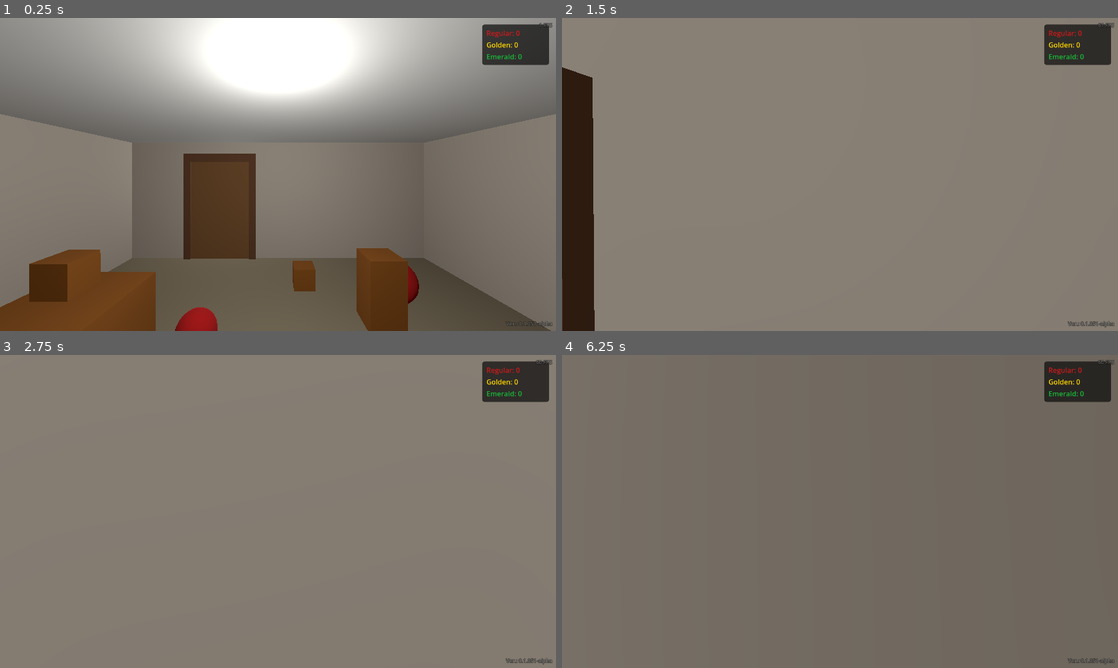
Above: before the commit, frames 1-4 (two rows, left to right).
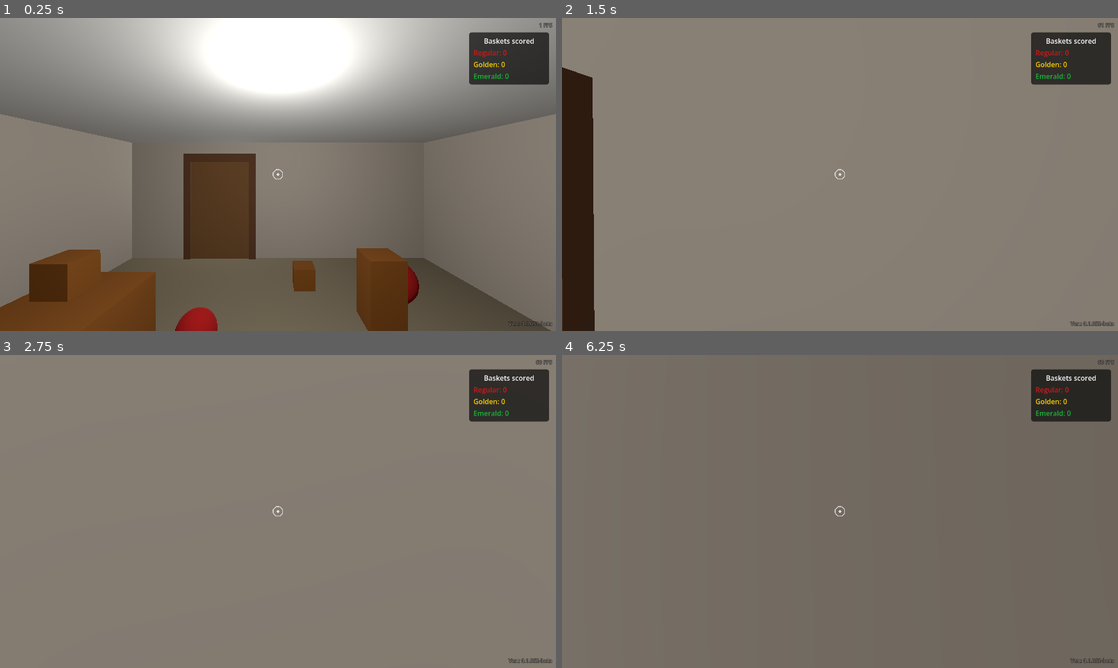
Above: after the commit, the same moments.

Repository: shoyguer/basketball-physics
Game: Godot game, scene res://scenes/room/room.tscn
Two runs of this game, one before a commit and one after it. Both use one fixed random seed, a clock stepped at 60 frames per second and the inputs below.
Inputs (mouse positions are in pixels of both pictures, inside the frame that each line leads up to):
- Up to frame 1 (0.25 s): no input
- Up to frame 2 (1.5 s): move the mouse to (867, 174) at 0.52 s; hold E (interact) 0.53-1.28 s; hold W (move_forward) from 0.53 s (still down); tap Space (jump) at 0.77 s; click (867, 174) at 0.8 s; move the mouse to (812, 174) at 1.27 s; click (812, 174) at 1.35 s
- Up to frame 3 (2.75 s): keep holding W (move_forward); tap Space (jump) at 1.52 s; tap E (interact) at 1.55 s; tap Enter at 2 s; move the mouse to (289, 505) at 2.02 s; hold E (interact) from 2.03 s (still down); click (289, 505) at 2.3 s
- Up to frame 4 (6.25 s): tap Space (jump) at 2.75, 3.02, 3.77, 4.25, 4.52, 5.75, 6.02 s; move the mouse to (834, 517) at 2.77 s; release E (interact) at 2.78 s; click (834, 517) at 2.85 s; tap E (interact) at 3.05, 4.35, 5.85 s; tap Enter at 3.5, 5 s; move the mouse to (878, 514) at 3.52 s; hold Shift (sprint) 3.53-4.28 s; click (878, 514) at 3.8 s; move the mouse to (795, 508) at 4.27 s; move the mouse to (845, 511) at 5.02 s; press the mouse at (845, 511) at 5.03 s; move the mouse to (817, 505) at 5.77 s; release W (move_forward) at 5.78 s; release the mouse at (817, 505) at 5.78 s; hold D (move_right) from 5.78 s (still down)

The runs differ from the first frame. In frame 1, 1.8% of the frame differs, in the area x 49-99%, y 2-99%; in frame 2, 1.8%; in frame 3, 1.8%; in frame 4, 1.8%.

Commit message:
File organization, crosshair

Diff:
--- a/src/project.godot
+++ b/src/project.godot
@@ -15,7 +15,7 @@
 [application]
 
 config/name="Godot 3D Game Example"
-config/version="0.1.000-alpha"
+config/version="0.1.051-alpha"
 run/main_scene="res://scenes/room/room.tscn"
 config/features=PackedStringArray("4.6", "Mobile")
 config/icon="res://icon.svg"
@@ -90,4 +90,5 @@
 
 [rendering]
 
-renderer/rendering_method="mobile"
+renderer/rendering_method="gl_compatibility"
+renderer/rendering_method.mobile="gl_compatibility"
--- a/src/scenes/basketball_hoop/basketball_hoop.gd
+++ b/src/scenes/basketball_hoop/basketball_hoop.gd
@@ -15,9 +15,9 @@
 ## Seconds before a ball can score again after a successful shot.
 const SCORE_COOLDOWN: float = 1.0
 ## Scene to instantiate as the golden ball.
-const GOLDEN_BALL_SCENE: PackedScene = preload("res://scenes/objects/golden_ball.tscn")
+const GOLDEN_BALL_SCENE: PackedScene = preload("res://scenes/objects/ball/golden_ball.tscn")
 ## Scene to instantiate as the emerald ball.
-const EMERALD_BALL_SCENE: PackedScene = preload("res://scenes/objects/emerald_ball.tscn")
+const EMERALD_BALL_SCENE: PackedScene = preload("res://scenes/objects/ball/emerald_ball.tscn")
 
 const MID_SHOT_Z: float = -13.6
 const NEAR_SHOT_Z: float = -11.5
--- a/src/scenes/objects/emerald_ball.tscn
+++ b/src/scenes/objects/ball/emerald_ball.tscn
@@ -1,15 +1,15 @@
 [gd_scene format=3 uid="uid://bwysp1qtgc7xh"]
 
-[ext_resource type="PhysicsMaterial" uid="uid://cwqocsych6exe" path="res://scenes/objects/physics_ball_material.tres" id="1_6jhj3"]
-[ext_resource type="Script" uid="uid://bya38h0ld1prx" path="res://scenes/objects/physics_ball.gd" id="1_ball"]
-[ext_resource type="Shader" uid="uid://ccnb0ycx6xk27" path="res://shader/emerald.gdshader" id="2_emerald"]
+[ext_resource type="PhysicsMaterial" uid="uid://cwqocsych6exe" path="res://scenes/objects/ball/physics_ball_material.tres" id="1_7hrrf"]
+[ext_resource type="Script" uid="uid://bya38h0ld1prx" path="res://scenes/objects/ball/physics_ball.gd" id="2_3ag4y"]
+[ext_resource type="Shader" uid="uid://ccnb0ycx6xk27" path="res://shader/emerald.gdshader" id="3_ne5ah"]
 
-[sub_resource type="SphereShape3D" id="SphereShape3D_bcktl"]
+[sub_resource type="SphereShape3D" id="SphereShape3D_7hrrf"]
 radius = 0.25
 
 [sub_resource type="ShaderMaterial" id="Mat_emerald"]
 render_priority = 0
-shader = ExtResource("2_emerald")
+shader = ExtResource("3_ne5ah")
 shader_parameter/deep_color = Color(0.01, 0.28, 0.08, 1)
 shader_parameter/glow_color = Color(0.1, 0.72, 0.22, 1)
 shader_parameter/tint_color = Color(0.05, 0.55, 0.35, 1)
@@ -30,13 +30,13 @@
 [node name="EmeraldBall" type="RigidBody3D" unique_id=712340001]
 collision_layer = 3
 mass = 1.5
-physics_material_override = ExtResource("1_6jhj3")
+physics_material_override = ExtResource("1_7hrrf")
 continuous_cd = true
-script = ExtResource("1_ball")
+script = ExtResource("2_3ag4y")
 ball_type = 2
 
 [node name="CollisionShape3D" type="CollisionShape3D" parent="." unique_id=802607074]
-shape = SubResource("SphereShape3D_bcktl")
+shape = SubResource("SphereShape3D_7hrrf")
 
 [node name="CSGSphere3D" type="CSGSphere3D" parent="." unique_id=1286954504]
 radius = 0.25
--- a/src/scenes/objects/golden_ball.tscn
+++ b/src/scenes/objects/ball/golden_ball.tscn
@@ -1,9 +1,9 @@
 [gd_scene format=3 uid="uid://dpiglxh4nolml"]
 
-[ext_resource type="PhysicsMaterial" uid="uid://cwqocsych6exe" path="res://scenes/objects/physics_ball_material.tres" id="1_6jhj3"]
-[ext_resource type="Script" uid="uid://bya38h0ld1prx" path="res://scenes/objects/physics_ball.gd" id="1_ball"]
+[ext_resource type="PhysicsMaterial" uid="uid://cwqocsych6exe" path="res://scenes/objects/ball/physics_ball_material.tres" id="1_rjttd"]
+[ext_resource type="Script" uid="uid://bya38h0ld1prx" path="res://scenes/objects/ball/physics_ball.gd" id="2_uv81i"]
 
-[sub_resource type="SphereShape3D" id="SphereShape3D_6jhj3"]
+[sub_resource type="SphereShape3D" id="SphereShape3D_rjttd"]
 radius = 0.25
 
 [sub_resource type="StandardMaterial3D" id="Mat_gold"]
@@ -15,13 +15,13 @@
 
 [node name="GoldenBall" type="RigidBody3D" unique_id=653196285]
 collision_layer = 3
-physics_material_override = ExtResource("1_6jhj3")
+physics_material_override = ExtResource("1_rjttd")
 continuous_cd = true
-script = ExtResource("1_ball")
+script = ExtResource("2_uv81i")
 ball_type = 1
 
 [node name="CollisionShape3D" type="CollisionShape3D" parent="." unique_id=802607073]
-shape = SubResource("SphereShape3D_6jhj3")
+shape = SubResource("SphereShape3D_rjttd")
 
 [node name="CSGSphere3D" type="CSGSphere3D" parent="." unique_id=1286954503]
 radius = 0.25
--- a/src/scenes/objects/physics_ball.tscn
+++ b/src/scenes/objects/ball/physics_ball.tscn
@@ -1,9 +1,9 @@
 [gd_scene format=3 uid="uid://bxe701a2am5mr"]
 
-[ext_resource type="PhysicsMaterial" uid="uid://cwqocsych6exe" path="res://scenes/objects/physics_ball_material.tres" id="1_5s8f3"]
-[ext_resource type="Script" uid="uid://bya38h0ld1prx" path="res://scenes/objects/physics_ball.gd" id="1_ball"]
+[ext_resource type="PhysicsMaterial" uid="uid://cwqocsych6exe" path="res://scenes/objects/ball/physics_ball_material.tres" id="1_5s8f3"]
+[ext_resource type="Script" uid="uid://bya38h0ld1prx" path="res://scenes/objects/ball/physics_ball.gd" id="1_ball"]
 
-[sub_resource type="SphereShape3D" id="SphereShape3D_q32ic"]
+[sub_resource type="SphereShape3D" id="SphereShape3D_migx7"]
 radius = 0.25
 
 [sub_resource type="StandardMaterial3D" id="Mat_ball"]
--- a/src/scenes/objects/physics_box.tscn
+++ b/src/scenes/objects/box/physics_box.tscn
@@ -1,6 +1,7 @@
-[gd_scene load_steps=4 format=3]
+[gd_scene format=3]
 
-[ext_resource type="Script" path="res://scenes/objects/physics_box.gd" id="1_box"]
+[ext_resource type="Script" uid="uid://do56607gkhfos" path="res://scenes/objects/box/physics_box.gd" id="1_box"]
+
 
 [sub_resource type="BoxShape3D" id="BoxShape3D_1"]
 size = Vector3(0.5, 0.5, 0.5)
--- a/src/scenes/player/player.gd
+++ b/src/scenes/player/player.gd
@@ -211,7 +211,7 @@
 
 	_launch_power = 0.5
 	_hold_side_t = 0.0
-	_hold_ui.show()
+	_hold_ui.holding_object.show()
 	_hold_ui.set_power(_launch_power)
 	_set_focused(null)
 
@@ -230,7 +230,7 @@
 		_held_object.on_released()
 
 	_held_object = null
-	_hold_ui.hide()
+	_hold_ui.holding_object.hide()
 
 
 ## Launches the held object forward with force based on the power meter.
--- a/src/scenes/room/room.tscn
+++ b/src/scenes/room/room.tscn
@@ -1,11 +1,13 @@
 [gd_scene format=3 uid="uid://dux3ccha4d782"]
 
 [ext_resource type="PackedScene" uid="uid://e7sofyruoq6o" path="res://scenes/player/player.tscn" id="1_player"]
-[ext_resource type="PackedScene" path="res://scenes/objects/physics_box.tscn" id="2_box"]
-[ext_resource type="PhysicsMaterial" uid="uid://cm2q8nq3nov37" path="res://scenes/objects/physics_box_material.tres" id="2_w7vtx"]
-[ext_resource type="PackedScene" uid="uid://bxe701a2am5mr" path="res://scenes/objects/physics_ball.tscn" id="3_ball"]
+[ext_resource type="PackedScene" path="res://scenes/objects/box/physics_box.tscn" id="2_box"]
+[ext_resource type="PhysicsMaterial" uid="uid://cm2q8nq3nov37" path="res://scenes/objects/box/physics_box_material.tres" id="2_w7vtx"]
+[ext_resource type="PackedScene" uid="uid://bxe701a2am5mr" path="res://scenes/objects/ball/physics_ball.tscn" id="3_ball"]
 [ext_resource type="PackedScene" uid="uid://c3lurj1bfpdm" path="res://scenes/door/door.tscn" id="4_door"]
 [ext_resource type="PackedScene" uid="uid://btdp6sq8v6yln" path="res://scenes/basketball_hoop/basketball_hoop.tscn" id="5_hoop"]
+[ext_resource type="PackedScene" uid="uid://dpiglxh4nolml" path="res://scenes/objects/ball/golden_ball.tscn" id="7_7jj40"]
+[ext_resource type="PackedScene" uid="uid://bwysp1qtgc7xh" path="res://scenes/objects/ball/emerald_ball.tscn" id="8_dv301"]
 
 [sub_resource type="Environment" id="Env_room"]
 background_mode = 1
@@ -321,3 +323,9 @@
 
 [node name="Player" parent="." unique_id=7122863 instance=ExtResource("1_player")]
 transform = Transform3D(1, 0, 0, 0, 1, 0, 0, 0, 1, 0, 0.9, 1.5)
+
+[node name="GoldenBall" parent="." unique_id=653196285 instance=ExtResource("7_7jj40")]
+transform = Transform3D(1, 0, 0, 0, 1, 0, 0, 0, 1, 1.5990989, 0.25000024, 1.1098026)
+
+[node name="EmeraldBall" parent="." unique_id=712340001 instance=ExtResource("8_dv301")]
+transform = Transform3D(1, 0, 0, 0, 1, 0, 0, 0, 1, 1.0885942, 0.25000012, 1.8351109)
--- a/src/scripts/interactable_helper.gd
+++ b/src/scripts/interactable_helper.gd
@@ -6,6 +6,8 @@
 ## label and cache mesh references. Then use [method show_highlight]
 ## and [method hide_highlight] to toggle the visual cues.
 
+
+const _LABEL_SCENE: PackedScene = preload("res://scripts/interactable_label.tscn")
 
 var _owner: Node3D = null
 var _label: Label3D = null
@@ -20,14 +22,8 @@
 	_outline_material = ShaderMaterial.new()
 	_outline_material.shader = preload("res://shader/outline.gdshader")
 
-	_label = Label3D.new()
+	_label = _LABEL_SCENE.instantiate()
 	_label.text = label_text
-	_label.font_size = 48
-	_label.pixel_size = 0.003
-	_label.billboard = BaseMaterial3D.BILLBOARD_ENABLED
-	_label.no_depth_test = true
-	_label.visible = false
-	_label.modulate = Color(1.0, 1.0, 1.0, 0.9)
 	owner.add_child(_label)
 
 	_cache_geometries(owner)
--- /dev/null
+++ b/src/scripts/interactable_label.tscn
@@ -0,0 +1,11 @@
+[gd_scene format=3 uid="uid://csxa3341ya87r"]
+
+[node name="InteractableLabel" type="Label3D" unique_id=1175314150]
+visible = false
+pixel_size = 0.003
+billboard = 1
+no_depth_test = true
+fixed_size = true
+modulate = Color(1, 1, 1, 0.9)
+text = "Example"
+font_size = 42
--- a/src/scripts/versioning.gd
+++ b/src/scripts/versioning.gd
@@ -20,8 +20,8 @@
 static var game_version: Dictionary = {
 	"major": "0",
 	"minor": "1",
-	"build": "051",
-	"label": "alpha"
+	"build": "052",
+	"label": "beta"
 }
 ## Human readable game version string.
 static var game_version_string: String = ""
--- a/src/ui/score_hud.tscn
+++ b/src/ui/score_hud.tscn
@@ -1,54 +1,63 @@
 [gd_scene format=3 uid="uid://cscorehud0001"]
 
-[ext_resource type="Script" path="res://ui/score_hud.gd" id="1_scorehud"]
+[ext_resource type="Script" uid="uid://bsj80wjrm4xhq" path="res://ui/score_hud.gd" id="1_scorehud"]
 
 [sub_resource type="StyleBoxFlat" id="StyleBoxFlat_panel"]
+content_margin_left = 10.0
+content_margin_top = 8.0
+content_margin_right = 10.0
+content_margin_bottom = 8.0
 bg_color = Color(0.05, 0.05, 0.05, 0.72)
 corner_radius_top_left = 6
 corner_radius_top_right = 6
 corner_radius_bottom_right = 6
 corner_radius_bottom_left = 6
-content_margin_left = 10.0
-content_margin_top = 8.0
-content_margin_right = 10.0
-content_margin_bottom = 8.0
 
-[node name="ScoreHUD" type="Control"]
+[node name="ScoreHUD" type="Control" unique_id=1847479762]
 layout_mode = 3
+anchors_preset = 1
 anchor_left = 1.0
-anchor_top = 0.0
 anchor_right = 1.0
-anchor_bottom = 0.0
 offset_left = -170.0
-offset_top = 16.0
+offset_top = 48.0
 offset_right = -16.0
-offset_bottom = 106.0
+offset_bottom = 138.0
 grow_horizontal = 0
 mouse_filter = 2
 script = ExtResource("1_scorehud")
 
-[node name="Panel" type="PanelContainer" parent="."]
+[node name="Panel" type="PanelContainer" parent="." unique_id=39457619]
 layout_mode = 1
 anchors_preset = 15
 anchor_right = 1.0
 anchor_bottom = 1.0
+offset_left = -30.0
+offset_top = -15.0
+offset_bottom = 15.0
+grow_horizontal = 2
+grow_vertical = 2
 theme_override_styles/panel = SubResource("StyleBoxFlat_panel")
 
-[node name="VBox" type="VBoxContainer" parent="Panel"]
+[node name="VBox" type="VBoxContainer" parent="Panel" unique_id=2079254089]
 layout_mode = 2
 theme_override_constants/separation = 4
 
-[node name="Regular" type="Label" parent="Panel/VBox"]
+[node name="Label" type="Label" parent="Panel/VBox" unique_id=1578462856]
+layout_mode = 2
+text = "Baskets scored"
+horizontal_alignment = 1
+
+[node name="Regular" type="Label" parent="Panel/VBox" unique_id=268530182]
 layout_mode = 2
 theme_override_colors/font_color = Color(0.8, 0.1, 0.1, 1)
 text = "Regular: 0"
 
-[node name="Golden" type="Label" parent="Panel/VBox"]
+[node name="Golden" type="Label" parent="Panel/VBox" unique_id=509304999]
 layout_mode = 2
 theme_override_colors/font_color = Color(1, 0.84, 0, 1)
 text = "Golden: 0"
 
-[node name="Emerald" type="Label" parent="Panel/VBox"]
+[node name="Emerald" type="Label" parent="Panel/VBox" unique_id=586183779]
 layout_mode = 2
 theme_override_colors/font_color = Color(0.1, 0.72, 0.22, 1)
 text = "Emerald: 0"
--- a/src/ui/ui.gd
+++ b/src/ui/ui.gd
@@ -6,11 +6,16 @@
 ## Call [method set_power] each frame to keep the bar in sync.
 
 
-@onready var _power_bar: ProgressBar = $PowerBar
+@onready var holding_object: Control = $HoldingObject
+@onready var power_bar: ProgressBar = $HoldingObject/PowerBar
+
+
+func _ready() -> void:
+	holding_object.hide()
 
 
 ## Updates the bar fill and colour to reflect [param power] (0–1 range).
 func set_power(power: float) -> void:
-	_power_bar.value = power * 100.0
-	var style := _power_bar.get_theme_stylebox("fill") as StyleBoxFlat
+	power_bar.value = power * 100.0
+	var style := power_bar.get_theme_stylebox("fill") as StyleBoxFlat
 	style.bg_color = Color(power, 1.0 - power, 0.0)
--- a/src/ui/ui.tscn
+++ b/src/ui/ui.tscn
@@ -1,6 +1,7 @@
 [gd_scene format=3 uid="uid://dmvnilye277ja"]
 
 [ext_resource type="Script" uid="uid://drplonqd8nwlb" path="res://ui/ui.gd" id="1_holdui"]
+[ext_resource type="Texture2D" uid="uid://bgeky6nal638i" path="res://ui/crosshair.png" id="2_ks8t7"]
 
 [sub_resource type="StyleBoxFlat" id="StyleBoxFlat_fill"]
 bg_color = Color(0, 1, 0, 1)
@@ -10,7 +11,7 @@
 corner_radius_bottom_left = 3
 
 [node name="UI" type="Control" unique_id=191305752]
-visible = false
+texture_filter = 1
 layout_mode = 3
 anchors_preset = 15
 anchor_right = 1.0
@@ -20,96 +21,122 @@
 mouse_filter = 2
 script = ExtResource("1_holdui")
 
-[node name="PowerBar" type="ProgressBar" parent="." unique_id=1506283438]
+[node name="Crosshair" type="TextureRect" parent="." unique_id=1210396124]
+layout_mode = 1
+anchors_preset = 8
+anchor_left = 0.5
+anchor_top = 0.5
+anchor_right = 0.5
+anchor_bottom = 0.5
+offset_left = -12.0
+offset_top = -12.0
+offset_right = 12.0
+offset_bottom = 12.0
+grow_horizontal = 2
+grow_vertical = 2
+mouse_filter = 2
+texture = ExtResource("2_ks8t7")
+
+[node name="HoldingObject" type="Control" parent="." unique_id=1475700313]
+anchors_preset = 0
+offset_right = 40.0
+offset_bottom = 40.0
+
+[node name="PowerBar" type="ProgressBar" parent="HoldingObject" unique_id=1506283438]
 layout_mode = 0
 anchor_left = 0.5
 anchor_top = 1.0
 anchor_right = 0.5
 anchor_bottom = 1.0
-offset_left = -246.0
-offset_top = -60.0
-offset_right = 246.0
-offset_bottom = -40.0
+offset_left = 374.0
+offset_top = 620.0
+offset_right = 866.0
+offset_bottom = 640.0
 grow_horizontal = 2
 grow_vertical = 0
 theme_override_styles/fill = SubResource("StyleBoxFlat_fill")
 value = 50.0
 show_percentage = false
 
-[node name="Tick20" type="ColorRect" parent="PowerBar" unique_id=598084241]
+[node name="Tick20" type="ColorRect" parent="HoldingObject/PowerBar" unique_id=598084241]
 layout_mode = 1
 anchors_preset = 9
 anchor_bottom = 1.0
 offset_left = 98.0
 offset_right = 100.0
+grow_vertical = 2
 mouse_filter = 2
 color = Color(0, 0, 0, 0.4509804)
 
-[node name="Tick40" type="ColorRect" parent="PowerBar" unique_id=1016756164]
+[node name="Tick40" type="ColorRect" parent="HoldingObject/PowerBar" unique_id=1016756164]
 layout_mode = 1
 anchors_preset = 9
 anchor_bottom = 1.0
 offset_left = 197.0
 offset_right = 199.0
+grow_vertical = 2
 mouse_filter = 2
 color = Color(0, 0, 0, 0.4509804)
 
-[node name="Tick60" type="ColorRect" parent="PowerBar" unique_id=619820393]
+[node name="Tick60" type="ColorRect" parent="HoldingObject/PowerBar" unique_id=619820393]
 layout_mode = 1
 anchors_preset = 9
 anchor_bottom = 1.0
 offset_left = 295.0
 offset_right = 297.0
+grow_vertical = 2
 mouse_filter = 2
 color = Color(0, 0, 0, 0.4509804)
 
-[node name="Tick80" type="ColorRect" parent="PowerBar" unique_id=1910875307]
+[node name="Tick80" type="ColorRect" parent="HoldingObject/PowerBar" unique_id=1910875307]
 layout_mode = 1
 anchors_preset = 9
 anchor_bottom = 1.0
 offset_left = 394.0
 offset_right = 396.0
+grow_vertical = 2
 mouse_filter = 2
 color = Color(0, 0, 0, 0.4509804)
 
-[node name="Tick100" type="ColorRect" parent="PowerBar" unique_id=1142701873]
+[node name="Tick100" type="ColorRect" parent="HoldingObject/PowerBar" unique_id=1142701873]
 layout_mode = 1
 anchors_preset = 9
 anchor_bottom = 1.0
 offset_left = 490.0
 offset_right = 492.0
+grow_vertical = 2
 mouse_filter = 2
 color = Color(0, 0, 0, 0.4509804)
 
-[node name="PowerBarLabel" type="Label" parent="." unique_id=1256307566]
+[node name="PowerBarLabel" type="Label" parent="HoldingObject" unique_id=1256307566]
 layout_mode = 0
 anchor_left = 0.5
 anchor_top = 1.0
 anchor_right = 0.5
 anchor_bottom = 1.0
-offset_left = -246.0
-offset_top = -82.0
-offset_right = 246.0
-offset_bottom = -62.0
+offset_left = 374.0
+offset_top = 595.0
+offset_right = 866.0
+offset_bottom = 618.0
 grow_horizontal = 2
 grow_vertical = 0
 text = "Throw Strength"
 horizontal_alignment = 1
 
-[node name="HoldHints" type="VBoxContainer" parent="." unique_id=1350905513]
+[node name="HoldHints" type="VBoxContainer" parent="HoldingObject" unique_id=1350905513]
 layout_mode = 0
 anchor_top = 1.0
 anchor_bottom = 1.0
 offset_left = 16.0
-offset_top = -88.0
+offset_top = 592.0
 offset_right = 240.0
-offset_bottom = -16.0
+offset_bottom = 664.0
 grow_vertical = 0
 
-[node name="DropHint" type="Label" parent="HoldHints" unique_id=600591923]
+[node name="DropHint" type="Label" parent="HoldingObject/HoldHints" unique_id=600591923]
 layout_mode = 2
 text = "[E]  Drop"
 
-[node name="ThrowHint" type="Label" parent="HoldHints" unique_id=87849835]
+[node name="ThrowHint" type="Label" parent="HoldingObject/HoldHints" unique_id=87849835]
 layout_mode = 2
 text = "[Left Click]  Throw"
Renamed: src/scenes/objects/physics_ball.gd -> src/scenes/objects/ball/physics_ball.gd
Renamed: src/scenes/objects/physics_ball.gd.uid -> src/scenes/objects/ball/physics_ball.gd.uid
Not shown: 1 places in src/scenes/objects/ball/physics_ball.tscn that only renumber resources
Renamed: src/scenes/objects/physics_ball_material.tres -> src/scenes/objects/ball/physics_ball_material.tres
Renamed: src/scenes/objects/physics_box.gd -> src/scenes/objects/box/physics_box.gd
Renamed: src/scenes/objects/physics_box.gd.uid -> src/scenes/objects/box/physics_box.gd.uid
Renamed: src/scenes/objects/physics_box_material.tres -> src/scenes/objects/box/physics_box_material.tres
Binary file added: src/ui/crosshair.png
Not shown, added: src/ui/crosshair.png.import
